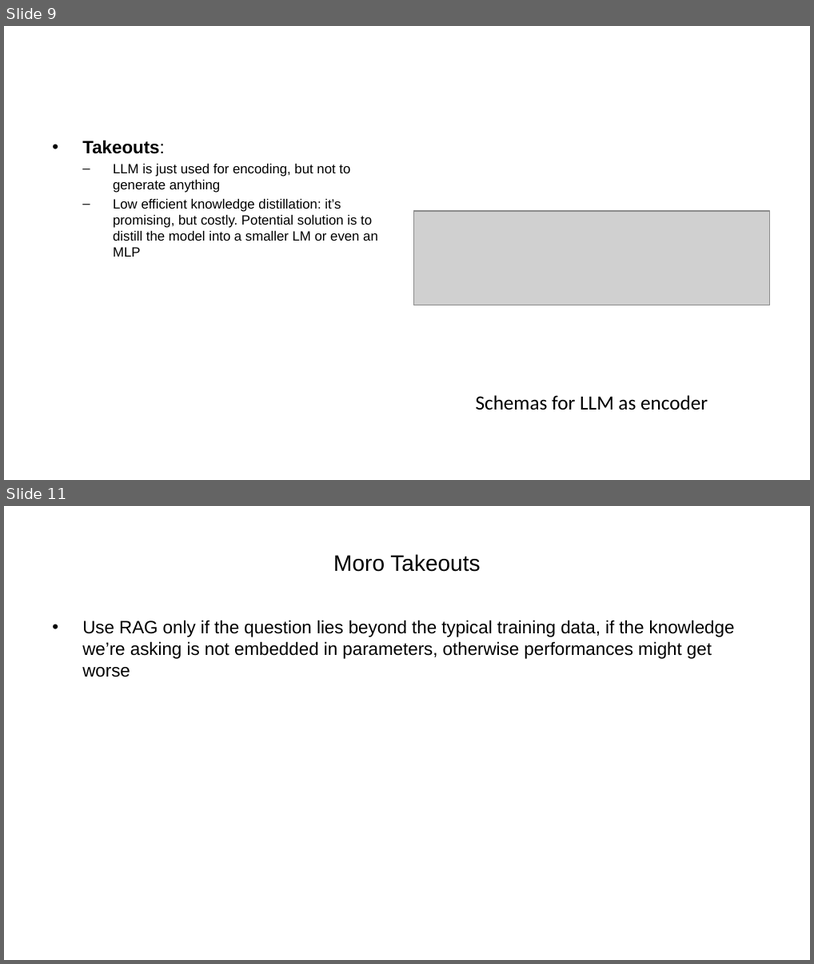
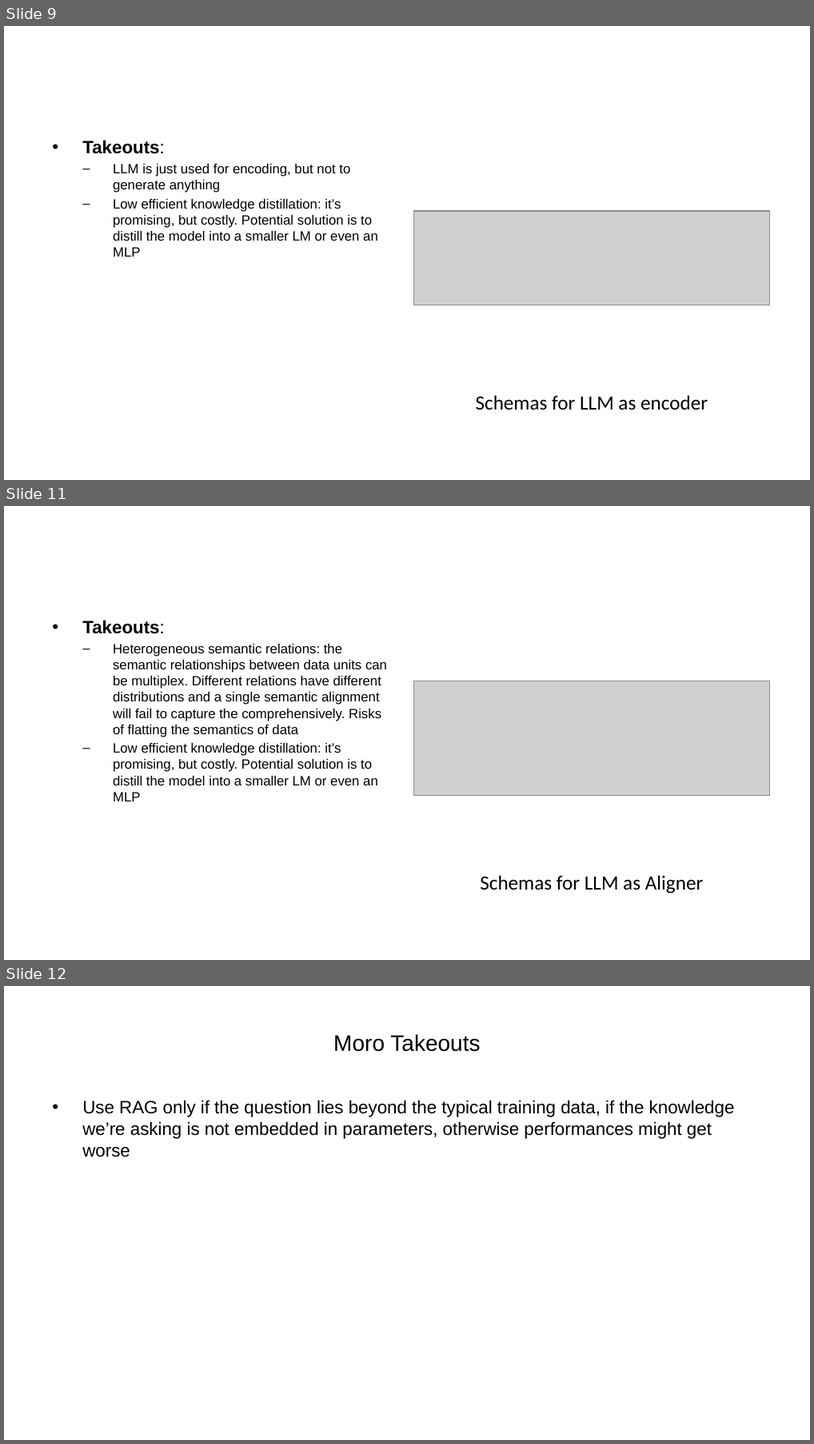
Before and after one commit to ManuelePasini/slides-markdown, a slide deck: graph_llm.pptx. Shown one above the other, each under a label of ours: slides 9 and 11 before the commit, slides 9, 11 and 12 after it; the slides between them are not shown. The pictures are 814x964 and 814x1444 pixels, drawn with LibreOffice and Linux fonts; fonts in the diff are those of the drawing; grey boxes stand for pictures. Boxes give left, top, right and bottom in pixels: in the first picture for what was removed or moved away, otherwise in the second. Text is boxed around its words. In the diff, an @@ line names an element or a change of style, - is before the commit and + after.

```diff
--- a/graph_llm.pptx
+++ b/graph_llm.pptx
@@ slide 11 added at (4, 506, 810, 960), background #FFFFFF @@
@@ text added at (82, 620, 387, 801), 12 pt, text #000000 @@
+• Takeouts:
+  – Heterogeneous semantic relations: the semantic relationships between data units can be multiplex. Different relations have different distributions and a single semantic alignment will fail to capture the comprehensively. Risks of flatting the semantics of data
+  – Low efficient knowledge distillation: it’s promising, but costly. Potential solution is to distill the model into a smaller LM or even an MLP
@@ picture added at (414, 681, 770, 796) @@
@@ text added at (480, 875, 703, 893), 18 pt, text #000000 @@
+Schemas for LLM as Aligner
@@ what was slide 11 is now slide 12 @@
```
Also in this commit, not shown: 2 slides changed, 1 other slide added, 5 other files.
